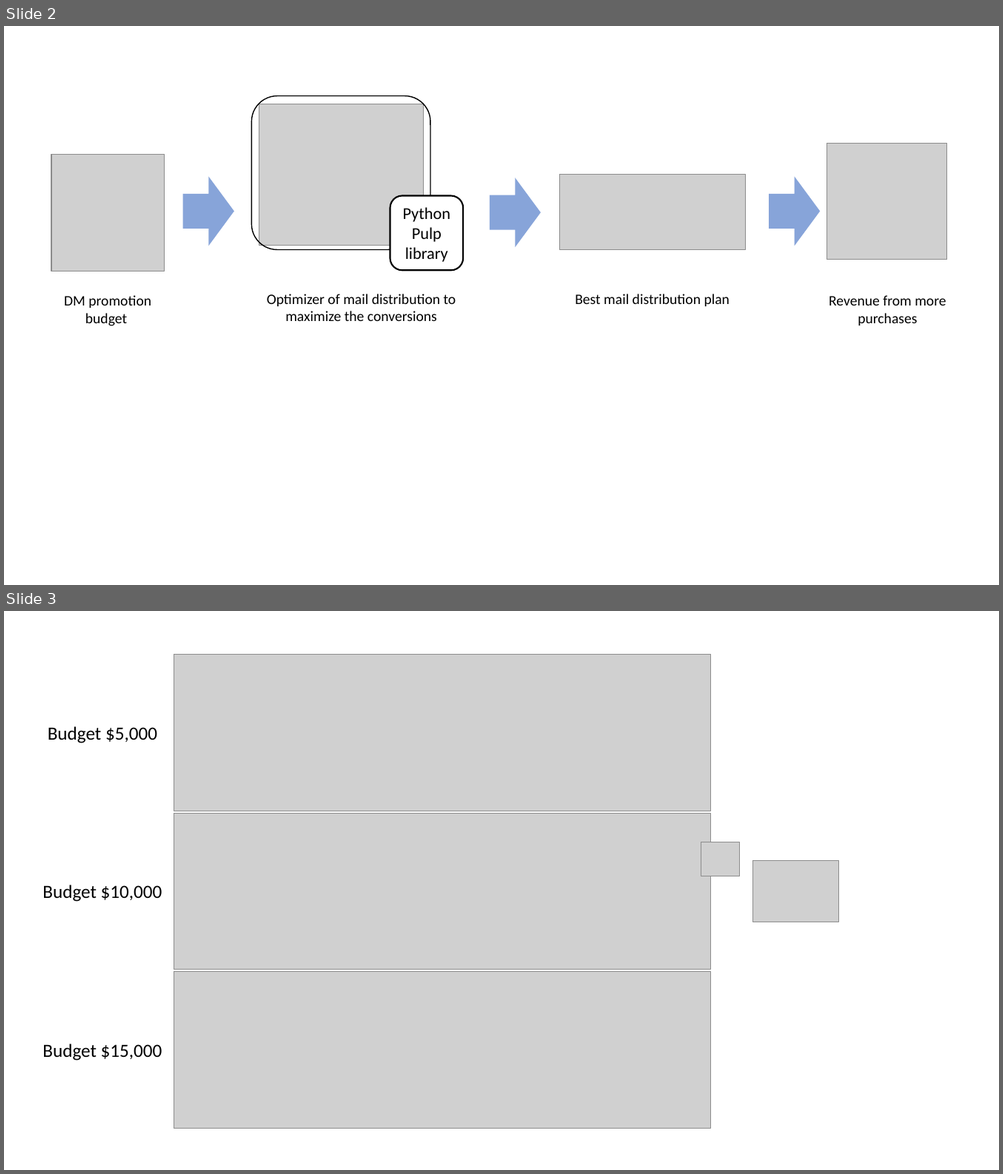
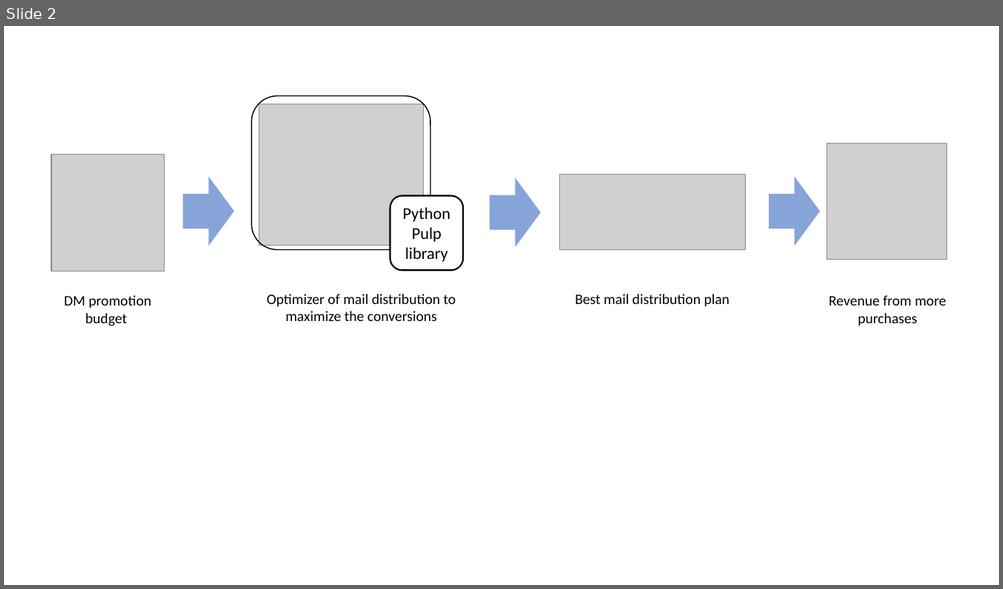
Before and after one commit to daydreamersjp/opt-coupon-dist, a slide deck: data/image/image development.pptx. Shown one above the other, each under a label of ours: slides 2 and 3 before the commit, slide 2 after it. The pictures are 1003x1174 and 1003x589 pixels, drawn with LibreOffice and Linux fonts; fonts in the diff are those of the drawing; grey boxes stand for pictures. Boxes give left, top, right and bottom in pixels: in the first picture for what was removed or moved away, otherwise in the second. Text is boxed around its words. In the diff, an @@ line names an element or a change of style, - is before the commit and + after.

```diff
--- a/data/image/image development.pptx
+++ b/data/image/image development.pptx
@@ slide 3 removed at [4, 611, 999, 1170], background #FFFFFF @@
@@ picture removed at [174, 654, 711, 811] @@
@@ text removed at [48, 726, 157, 743] @@
-Budget $5,000
@@ picture removed at [174, 813, 711, 970] @@
@@ picture removed at [701, 843, 739, 877] @@
@@ picture removed at [753, 861, 838, 923] @@
@@ text removed at [42, 885, 162, 902] @@
-Budget $10,000
@@ picture removed at [174, 972, 711, 1129] @@
@@ text removed at [42, 1044, 162, 1061] @@
-Budget $15,000
```
Also in this commit, not shown: 8 other files.
